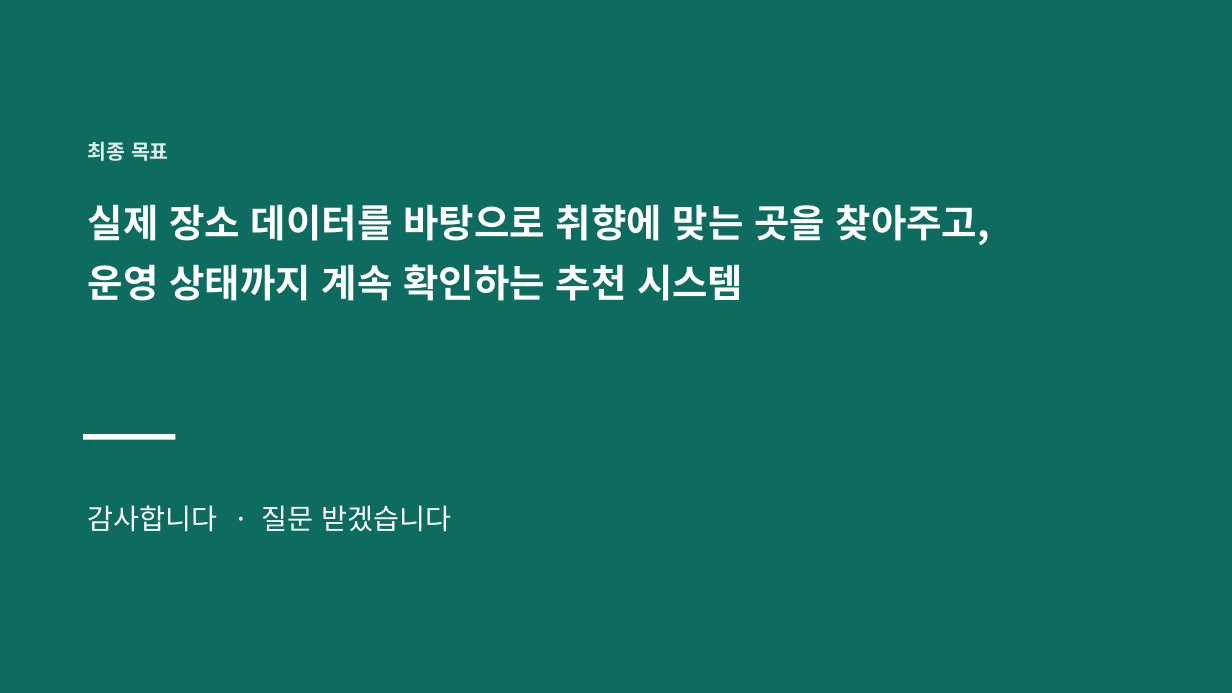
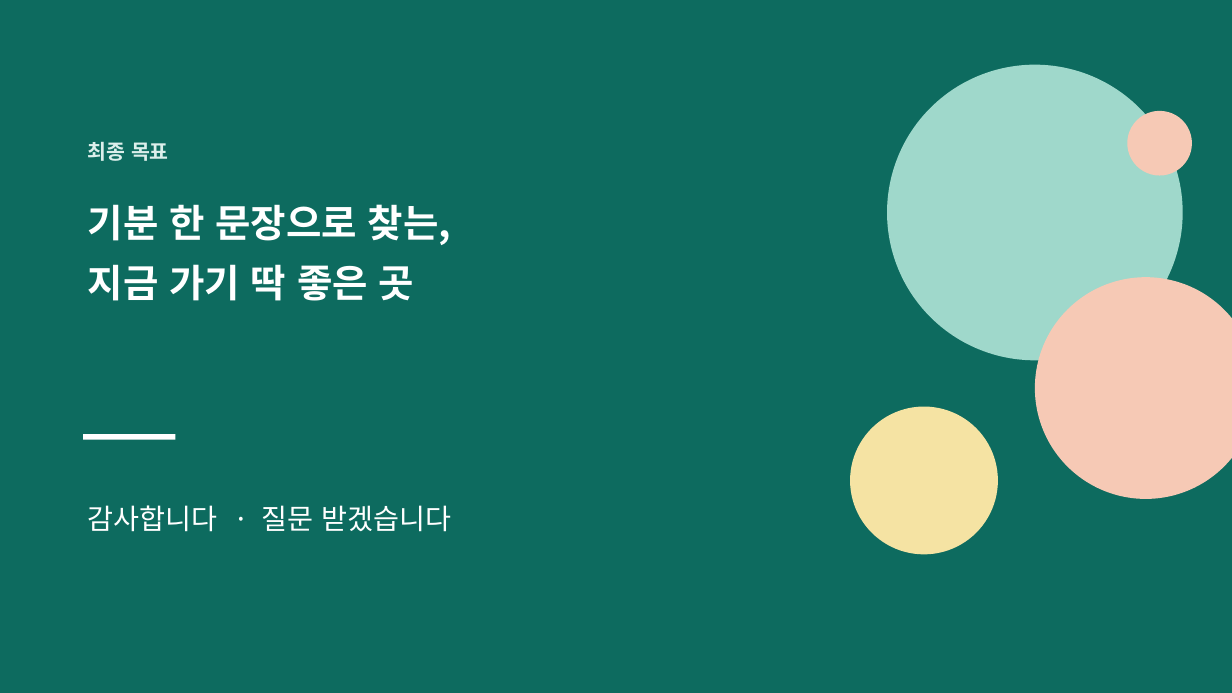
Before and after one commit to junwoo906/MoodMatch, a slide deck: slide 9 of docs/MoodMatch_중간발표.pptx (slide 10 before the commit). Drawn at 1232x693 pixels with LibreOffice and Linux fonts; fonts in the diff are those of the drawing. Boxes give left, top, right and bottom in pixels: in the first picture for what was removed or moved away, otherwise in the second. Text is boxed around its words. In the diff, an @@ line names an element or a change of style, - is before the commit and + after.

```diff
--- a/docs/MoodMatch_중간발표.pptx
+++ b/docs/MoodMatch_중간발표.pptx
@@ ellipse added at [887,65,1183,360], fill #9FD8CB @@
@@ ellipse added at [1128,111,1192,176], fill #F6C9B5 @@
@@ text removed at [88,204,991,301] @@
-실제 장소 데이터를 바탕으로 취향에 맞는 곳을 찾아주고,
-운영 상태까지 계속 확인하는 추천 시스템
@@ text added at [88,204,452,301], 30 pt, text #FFFFFF, bold @@
+기분 한 문장으로 찾는,
+지금 가기 딱 좋은 곳
@@ ellipse added at [1035,277,1232,499], fill #F6C9B5 @@
@@ ellipse added at [850,407,998,555], fill #F5E3A3 @@
```
Also in this commit, not shown: 6 other slides changed, 2 slides added, 3 slides removed, 4 other files.
